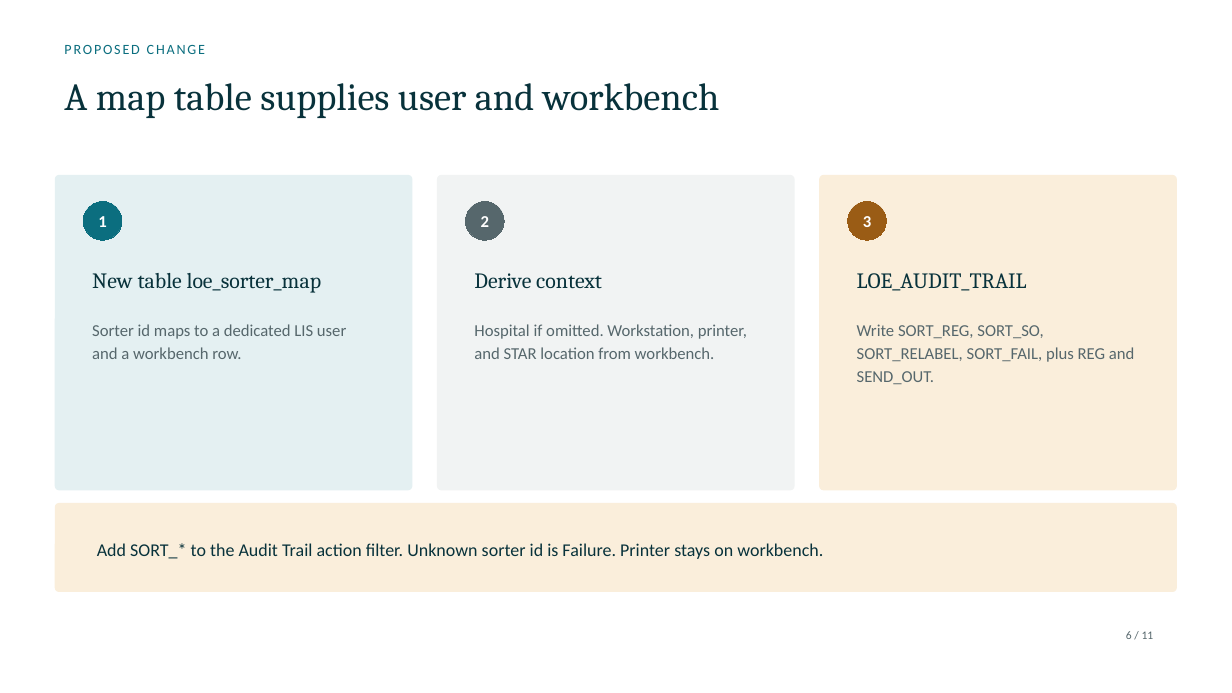
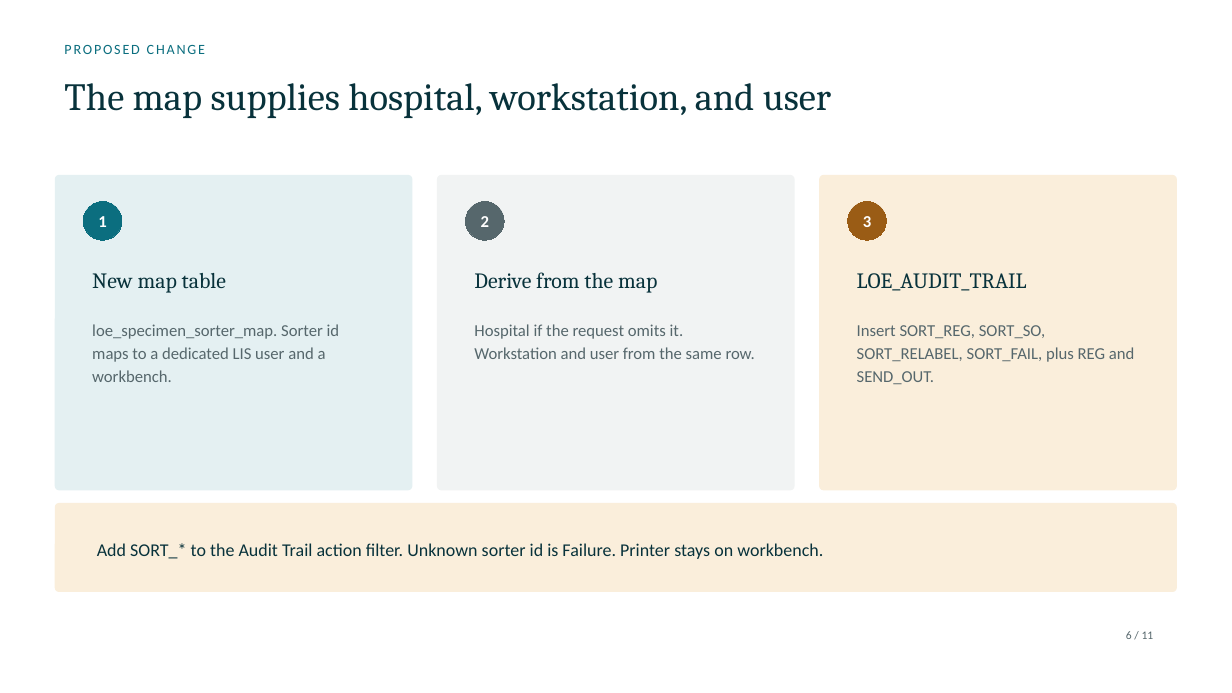
Before and after one commit to DragonChong/HA-Notes, a slide deck: slide 6 of SDLC/Projects/TMP-specimen-sorter-api — Specimen Sorter API/assets/Specimen Sorter API.pptx. Drawn at 1232x693 pixels with LibreOffice and Linux fonts; fonts in the diff are those of the drawing. Boxes give left, top, right and bottom in pixels: in the first picture for what was removed or moved away, otherwise in the second. Text is boxed around its words. In the diff, an @@ line names an element or a change of style, - is before the commit and + after.

```diff
--- a/SDLC/Projects/TMP-specimen-sorter-api — Specimen Sorter API/assets/Specimen Sorter API.pptx
+++ b/SDLC/Projects/TMP-specimen-sorter-api — Specimen Sorter API/assets/Specimen Sorter API.pptx
@@ text at [64, 83, 831, 118]: text changed @@
-A map table supplies user and workbench
+The map supplies hospital, workstation, and user
@@ text at [92, 273, 226, 293]: text changed @@
-New table loe_sorter_map
+New map table
@@ text at [474, 272, 657, 293]: text changed @@
-Derive context
+Derive from the map
@@ text at [92, 324, 340, 382]: text changed @@
-Sorter id maps to a dedicated LIS user and a workbench row.
+loe_specimen_sorter_map. Sorter id maps to a dedicated LIS user and a workbench.
@@ text at [474, 324, 755, 359]: text changed @@
-Hospital if omitted. Workstation, printer, and STAR location from workbench.
+Hospital if the request omits it. Workstation and user from the same row.
@@ text at [857, 325, 1134, 384]: text changed @@
-Write SORT_REG, SORT_SO, SORT_RELABEL, SORT_FAIL, plus REG and SEND_OUT.
+Insert SORT_REG, SORT_SO, SORT_RELABEL, SORT_FAIL, plus REG and SEND_OUT.
```
Also in this commit, not shown: 5 other slides changed, 4 other files.
